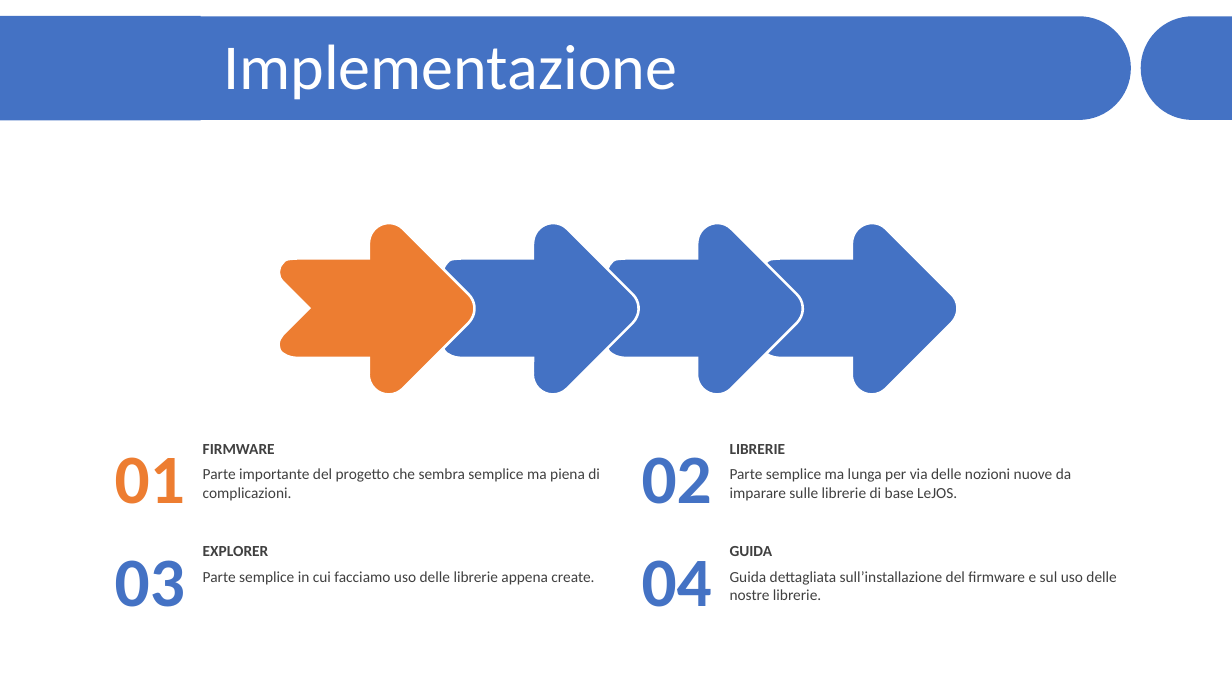
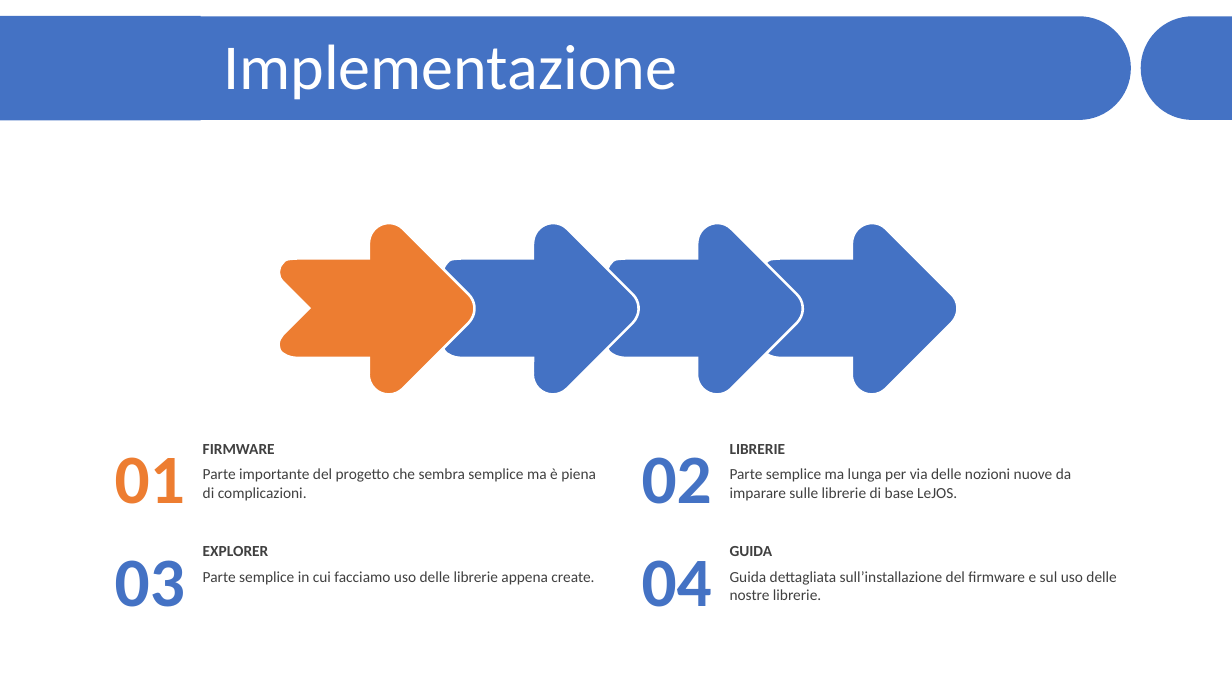
Before and after one commit to JariNaeser/Progetto2, a slide deck: slide 5 of presentazione/Presentazione - Näser Gübeli.pptx. Drawn at 1232x693 pixels with LibreOffice and Linux fonts; fonts in the diff are those of the drawing. Boxes give left, top, right and bottom in pixels: in the first picture for what was removed or moved away, otherwise in the second. Text is boxed around its words. In the diff, an @@ line names an element or a change of style, - is before the commit and + after.

```diff
--- a/presentazione/Presentazione - Näser Gübeli.pptx
+++ b/presentazione/Presentazione - Näser Gübeli.pptx
@@ text at [203,468,596,501]: text changed @@
-Parte importante del progetto che sembra semplice ma piena di complicazioni.
+Parte importante del progetto che sembra semplice ma è piena di complicazioni.
```
Also in this commit, not shown: 3 other slides changed, 6 slides added, 2 slides removed.
